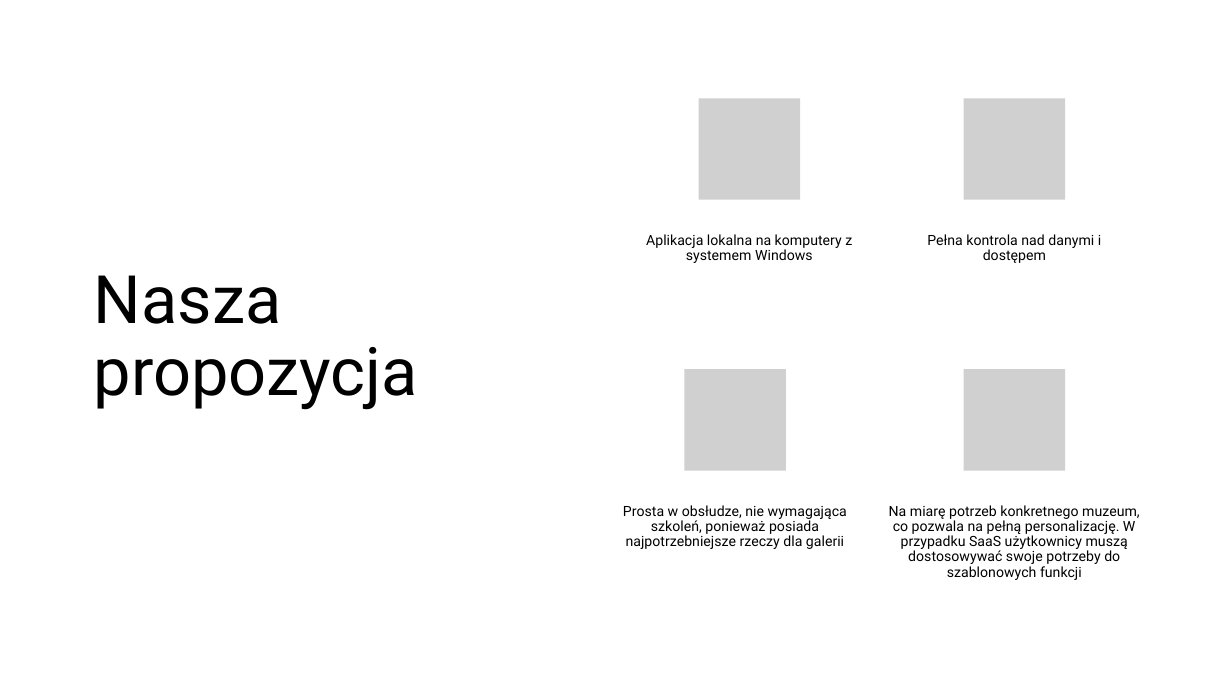
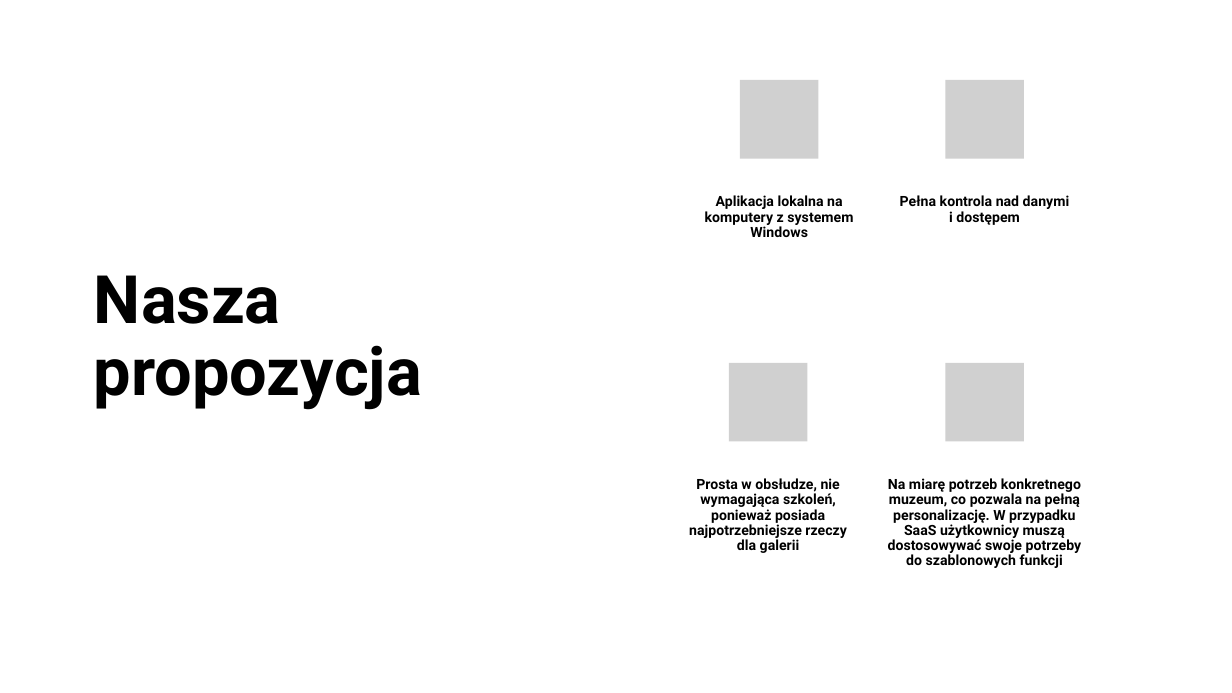
Before and after one commit to oliwiaglodek/MuzeumWPF, a slide deck: slide 8 of Prezentacja na obronę.pptx. Drawn at 1232x693 pixels with LibreOffice and Linux fonts; fonts in the diff are those of the drawing; grey boxes stand for pictures. Boxes give left, top, right and bottom in pixels: in the first picture for what was removed or moved away, otherwise in the second. Text is boxed around its words. In the diff, an @@ line names an element or a change of style, - is before the commit and + after.

```diff
--- a/Prezentacja na obronę.pptx
+++ b/Prezentacja na obronę.pptx
@@ picture added at (740,80,819,159) @@
@@ picture added at (945,80,1024,159) @@
@@ picture removed at (699,98,800,200) @@
@@ picture removed at (964,98,1066,200) @@
@@ bold on in 5 elements at (94,275,422,410), (888,478,1082,568), (689,478,847,553), (900,195,1070,225), (705,195,853,237) @@
@@ text "Aplikacja lokalna na komputery z ...": place and size @@
-text "Aplikacja lokalna na komputery z ..." at (646,234,852,263)
+text "Aplikacja lokalna na komputery z ..." at (705,195,853,237)
@@ text "Pełna kontrola nad danymi i ...": place and size @@
-text "Pełna kontrola nad danymi i ..." at (927,234,1101,263)
+text "Pełna kontrola nad danymi i ..." at (900,195,1070,225)
@@ picture: place and size @@
-picture at (685,370,787,471)
+picture at (729,363,808,442)
@@ picture added at (945,363,1024,442) @@
@@ picture removed at (964,370,1066,471) @@
@@ text "Prosta w obsłudze, nie wymagająca ...": place and size @@
-text "Prosta w obsłudze, nie wymagająca ..." at (623,505,847,549)
+text "Prosta w obsłudze, nie wymagająca ..." at (689,478,847,553)
@@ text "Na miarę potrzeb konkretnego muzeum, ...": place and size @@
-text "Na miarę potrzeb konkretnego muzeum, ..." at (889,505,1140,580)
+text "Na miarę potrzeb konkretnego muzeum, ..." at (888,478,1082,568)
```
Also in this commit, not shown: 20 other slides changed, 1 other file.
